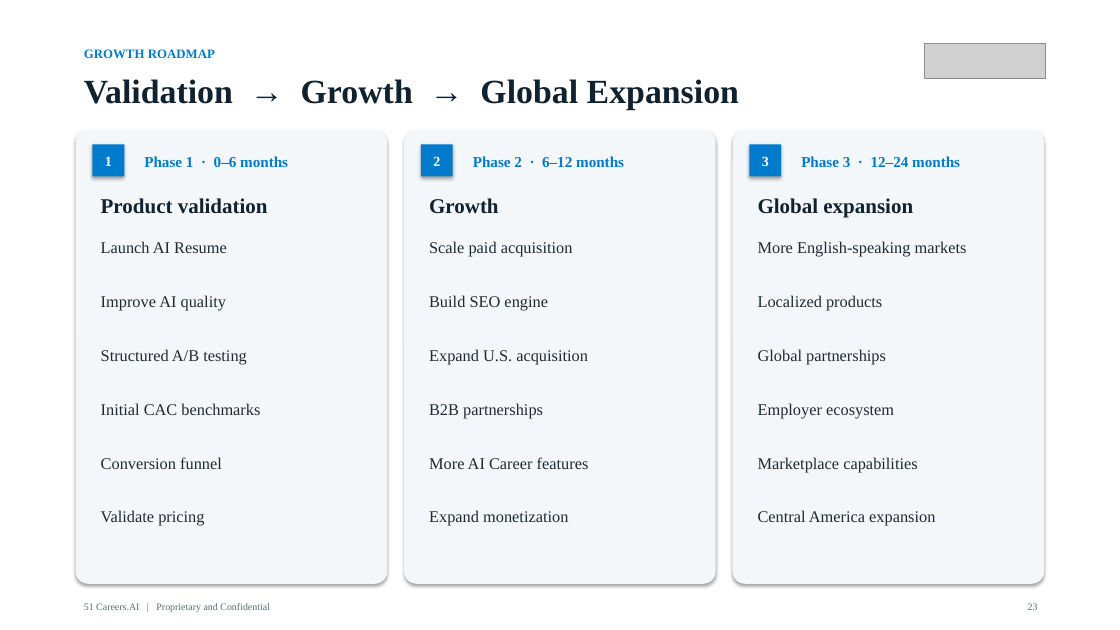
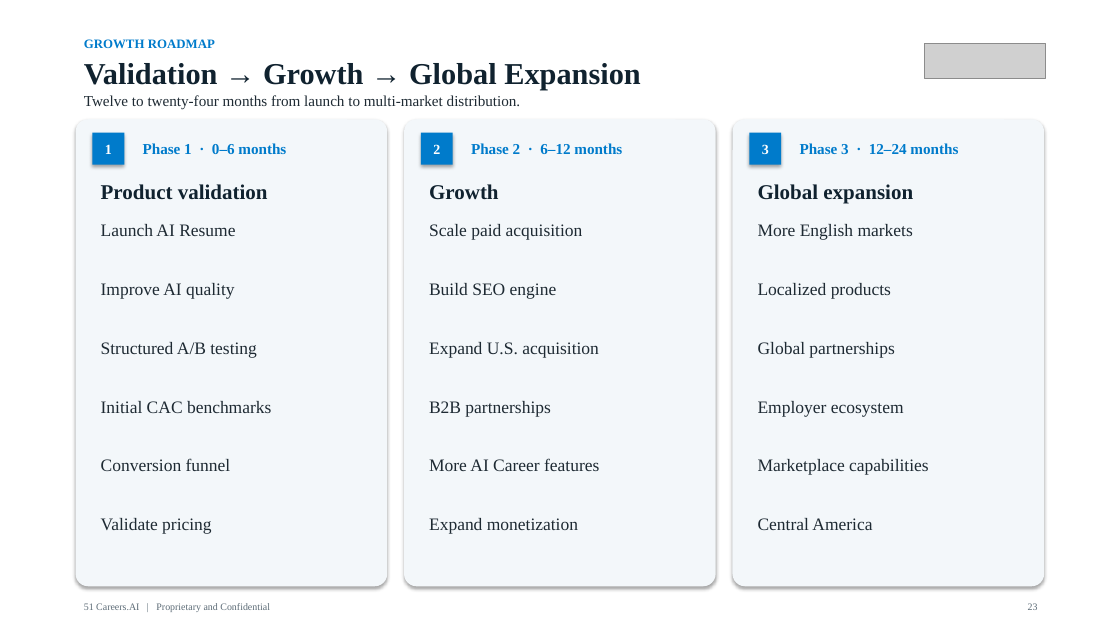
Before and after one commit to anthonyleedu/anthonyleedu, a slide deck: slide 23 of 51Careers_AI_Investor_Overview.pptx. Drawn at 1120x630 pixels with LibreOffice and Linux fonts; fonts in the diff are those of the drawing; grey boxes stand for pictures. Boxes give left, top, right and bottom in pixels: in the first picture for what was removed or moved away, otherwise in the second. Text is boxed around its words. In the diff, an @@ line names an element or a change of style, - is before the commit and + after.

```diff
--- a/51Careers_AI_Investor_Overview.pptx
+++ b/51Careers_AI_Investor_Overview.pptx
@@ text "Validation → Growth → Global ...": place and size @@
-text "Validation → Growth → Global ..." at box(84, 79, 739, 109)
+text "Validation → Growth → Global ..." at box(84, 63, 641, 91)
@@ text "Validation → Growth → Global ..." at box(84, 63, 641, 91): size 29 to 26 pt @@
@@ text "GROWTH ROADMAP": place and size @@
-text "GROWTH ROADMAP" at box(84, 49, 215, 58)
+text "GROWTH ROADMAP" at box(84, 39, 215, 48)
@@ rounded rectangle: place and size @@
-rounded rectangle at box(76, 130, 387, 584)
+rounded rectangle at box(76, 119, 387, 586)
@@ text added at box(84, 95, 521, 110), 13 pt, text #1E2A33 @@
+Twelve to twenty-four months from launch to multi-market distribution.
@@ rounded rectangle: place and size @@
-rounded rectangle at box(404, 130, 716, 584)
+rounded rectangle at box(404, 119, 716, 586)
@@ rounded rectangle: place and size @@
-rounded rectangle at box(733, 130, 1044, 584)
+rounded rectangle at box(733, 119, 1044, 586)
@@ 6 texts, 3 rectangles: place and size @@
-6 texts, 3 rectangles at box(92, 145, 960, 176)
+6 texts, 3 rectangles at box(92, 133, 958, 165)
@@ 3 texts: place and size @@
-3 texts at box(101, 198, 913, 218)
+3 texts at box(101, 184, 913, 204)
@@ text "Launch AI Resume": place and size @@
-text "Launch AI Resume" at box(101, 241, 227, 253)
+text "Launch AI Resume" at box(101, 224, 235, 236)
@@ size 14 to 15 pt in 16 elements at box(101, 401, 271, 413), box(429, 401, 550, 416), box(758, 401, 904, 416), box(101, 458, 231, 471), box(429, 458, 599, 471), box(758, 459, 929, 475), box(101, 342, 257, 358), box(429, 342, 599, 358), box(758, 342, 894, 358), box(101, 518, 211, 534), box(429, 518, 578, 534), box(101, 283, 235, 299), box(429, 283, 557, 299), box(758, 283, 891, 299), box(101, 224, 235, 236), box(429, 224, 583, 240) @@
@@ text "Scale paid acquisition": place and size @@
-text "Scale paid acquisition" at box(429, 241, 573, 257)
+text "Scale paid acquisition" at box(429, 224, 583, 240)
@@ text at box(758, 224, 913, 240): text changed; size 14 to 15 pt @@
-More English-speaking markets
+More English markets
@@ text "Improve AI quality": place and size @@
-text "Improve AI quality" at box(101, 295, 226, 311)
+text "Improve AI quality" at box(101, 283, 235, 299)
@@ text "Build SEO engine": place and size @@
-text "Build SEO engine" at box(429, 295, 548, 311)
+text "Build SEO engine" at box(429, 283, 557, 299)
@@ text "Localized products": place and size @@
-text "Localized products" at box(758, 295, 882, 311)
+text "Localized products" at box(758, 283, 891, 299)
@@ text "Structured A/B testing": place and size @@
-text "Structured A/B testing" at box(101, 349, 247, 365)
+text "Structured A/B testing" at box(101, 342, 257, 358)
@@ text "Expand U.S. acquisition": place and size @@
-text "Expand U.S. acquisition" at box(429, 349, 588, 365)
+text "Expand U.S. acquisition" at box(429, 342, 599, 358)
@@ text "Global partnerships": place and size @@
-text "Global partnerships" at box(758, 349, 886, 365)
+text "Global partnerships" at box(758, 342, 894, 358)
@@ text "Validate pricing": place and size @@
-text "Validate pricing" at box(101, 510, 204, 526)
+text "Validate pricing" at box(101, 518, 211, 534)
@@ text "Expand monetization": place and size @@
-text "Expand monetization" at box(429, 510, 568, 526)
+text "Expand monetization" at box(429, 518, 578, 534)
@@ text at box(758, 518, 872, 530): text changed; size 14 to 15 pt @@
-Central America expansion
+Central America
```
Also in this commit, not shown: 28 other slides changed, 1 other file.
